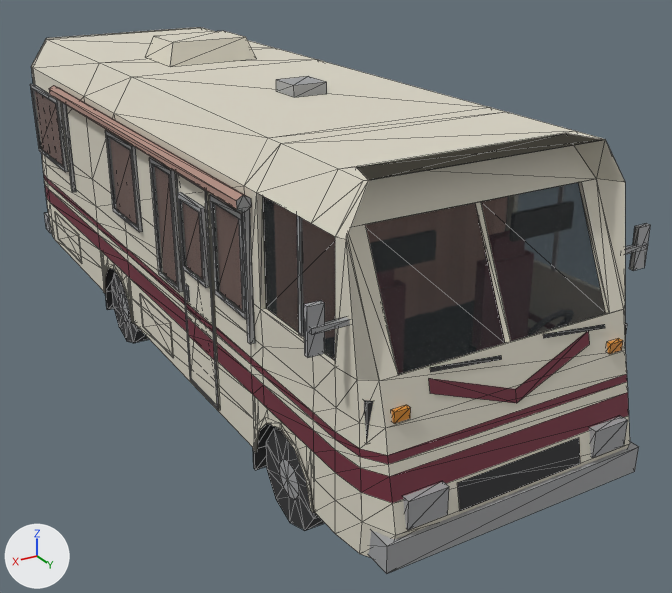
The glTF model assets/models/winnebago.glb: old version first, new version second.
Before and after are seen from a 50 mm camera at (3.92, 7.99, 4.48) aimed at (-0.48, 0.66, 0.81). Lighting does not change. The marker at lower left points along +X, +Y and +Z. The first picture is the older version. Mesh edges are drawn as thin lines. Vertices at exactly the same position are counted once.

In view in the first picture: 'Winnebago', 'WinnebagoGlass'.
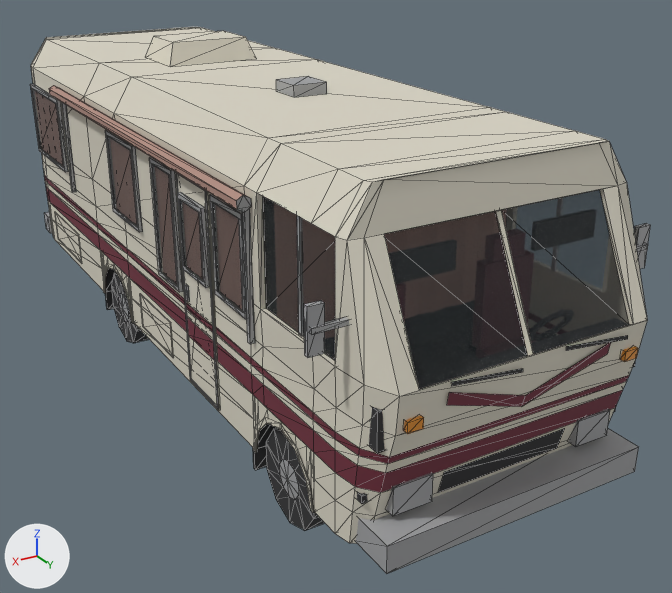
Diff of the bpy script that builds the scene:
```diff
--- a/assets/models/winnebago.glb.py
+++ b/assets/models/winnebago.glb.py
@@ me_winnebago @@
 me_winnebago.from_pydata(...)  # 1242 vertices, 1724 faces; spans x -1.46..1.46, y -4.0..4.0, z 0.0..3.14
 # used by ob_winnebago; location = (0.0, 0.0, 0.0)
+# me_winnebago part 1: the loose piece of 4 vertices spanning x -0.86..-0.28, y 3.76..3.79, z 1.63..1.71 is moved by (0.0, 0.22, 0.0)
+# me_winnebago part 2: the loose piece of 4 vertices spanning x 0.1..0.68, y 3.76..3.79, z 1.63..1.71 is moved by (0.0, 0.22, 0.0)
+# me_winnebago part 3: the loose piece of 4 vertices spanning x -0.03..0.03, y 3.32..3.72, z 1.71..2.59 is moved by (0.0, 0.22, 0.0)
+# me_winnebago part 4: the loose piece of 6 vertices spanning x -0.7..0.7, y 3.78..3.86, z 1.3..1.65 is scaled about its middle by (1, -1.07, 1), then moved by (0.0, 0.14, 0.0)
+# me_winnebago part 5: the loose piece of 8 vertices spanning x 0.66..0.98, y 3.92..4.0, z 0.72..0.94 is moved by (0.0, -0.18, 0.0)
+# me_winnebago part 6: the loose piece of 8 vertices spanning x -0.98..-0.66, y 3.92..4.0, z 0.72..0.94 is moved by (0.0, -0.18, 0.0)
+# me_winnebago part 7: the loose piece of 8 vertices spanning x 0.88..1.0, y 3.8..3.84, z 1.44..1.52 is moved by (0.0, 0.14, 0.0)
+# me_winnebago part 8: the loose piece of 8 vertices spanning x -1.0..-0.88, y 3.8..3.84, z 1.44..1.52 is moved by (0.0, 0.14, 0.0)
+# me_winnebago part 9: 58 of 1242 vertices moved; they spanned x -1.17..1.17, y 3.18..3.99, z 0.42..2.92 and now span x -1.17..1.17, y 3.5..3.97, z 0.42..2.92; mean shift (0.0, 0.02, 0.0); largest move (0.88, 3.18, 2.92) -> (0.88, 3.5, 2.92)
+# me_winnebago part 10: 46 of 1242 vertices moved; they spanned x -1.19..1.19, y -3.95..-3.61, z 0.42..2.92 and now span x -1.19..1.19, y -3.93..-3.64, z 0.42..2.92; mean shift (0.0, 0.04, 0.0); largest move (1.15, -3.94, 0.7) -> (1.15, -3.82, 0.7)
 me_winnebago.materials.append(mat_rvdark)
@@ me_winnebagoglass @@
 # used by ob_winnebagoglass; location = (0.0, 0.0, 0.0)
-me_winnebagoglass.from_pydata(...)  # 56 vertices, 28 faces; spans x -1.23..1.24, y -3.93..3.72, z 1.35..2.6
+me_winnebagoglass.from_pydata(...)  # 56 vertices, 28 faces; spans x -1.23..1.24, y -3.94..3.94, z 1.35..2.6
+# me_winnebagoglass part 11: the loose piece of 4 vertices spanning x -0.92..-0.03, y 3.32..3.72, z 1.71..2.59 is moved by (0.0, 0.22, 0.0)
+# me_winnebagoglass part 12: the loose piece of 4 vertices spanning x 0.03..0.92, y 3.32..3.72, z 1.71..2.59 is moved by (0.0, 0.22, 0.0)
+# other edits to the shape of me_winnebagoglass do not show in these pictures
 me_winnebagoglass.materials.append(mat_rvglass)
```

Changed parts and their boxes (x1, y1, x2, y2) in the pictures (672 x 593 px; the box of a moved part takes in the faces that stretch with it):
'WinnebagoGlass', reshaped
    before: (33, 90, 605, 374)
    after: (33, 90, 629, 389)
part 1 of me_winnebago, moved or reshaped
    before: (543, 324, 605, 338)
    after: (566, 335, 628, 351)
part 2 of me_winnebago, moved or reshaped
    before: (430, 355, 502, 372)
    after: (451, 368, 523, 386)
part 3 of me_winnebago, moved or reshaped
    before: (476, 202, 511, 343)
    after: (496, 210, 533, 356)
part 4 of me_winnebago, moved or reshaped
    before: (429, 331, 590, 403)
    after: (447, 342, 611, 407)
part 5 of me_winnebago, moved or reshaped
    before: (403, 482, 449, 530)
    after: (386, 472, 433, 516)
part 6 of me_winnebago, moved or reshaped
    before: (589, 416, 628, 458)
    after: (568, 409, 610, 447)
part 7 of me_winnebago, moved or reshaped
    before: (391, 405, 411, 424)
    after: (403, 415, 424, 434)
part 8 of me_winnebago, moved or reshaped
    before: (607, 338, 623, 354)
    after: (620, 346, 638, 362)
part 9 of me_winnebago, moved or reshaped
    before: (335, 133, 638, 574)
    after: (335, 139, 647, 574)
part 10 of me_winnebago, moved or reshaped
    both: (31, 27, 201, 239)
part 11 of me_winnebagoglass, moved or reshaped
    before: (481, 183, 605, 341)
    after: (502, 190, 629, 354)
part 12 of me_winnebagoglass, moved or reshaped
    before: (365, 203, 505, 374)
    after: (384, 211, 527, 389)
